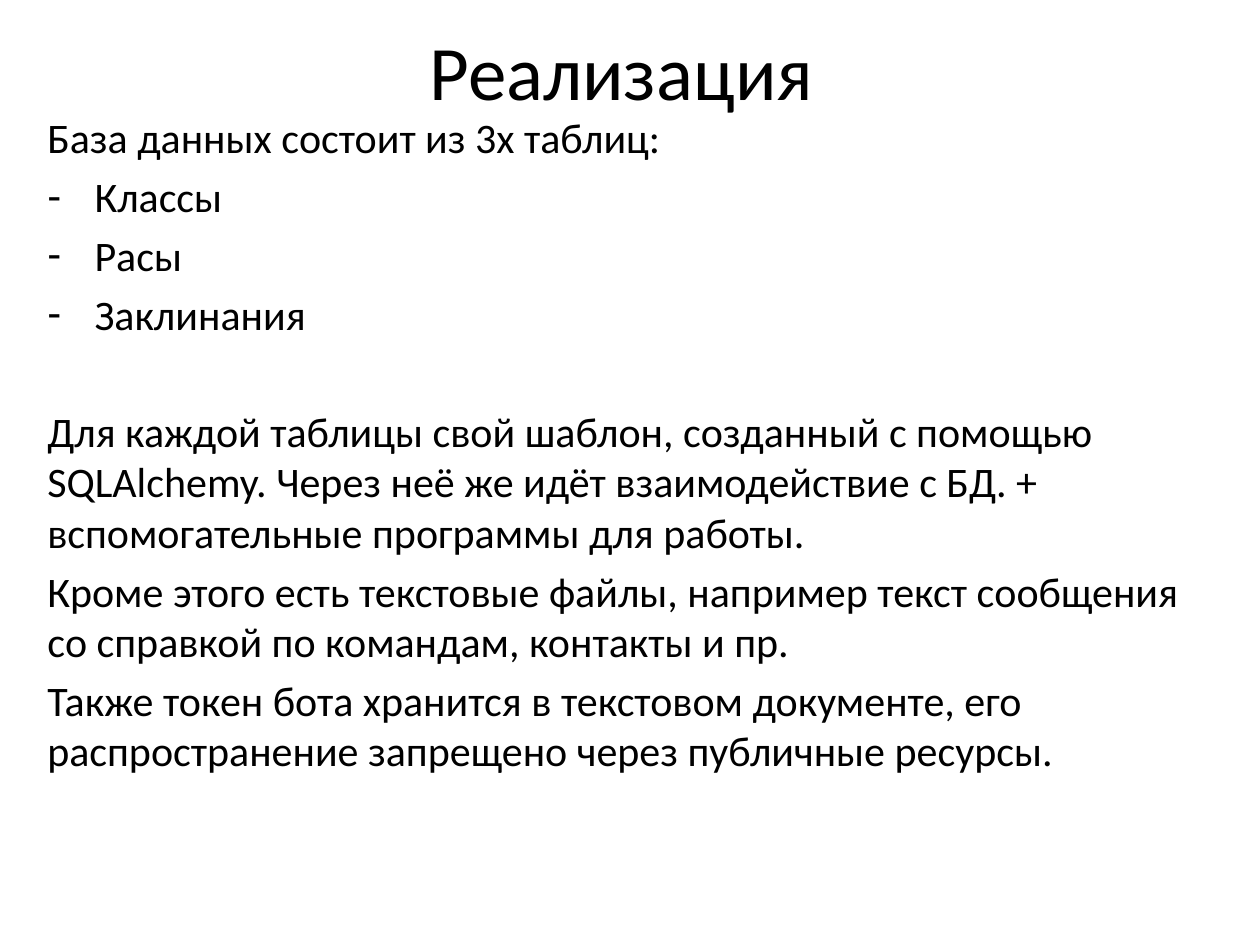
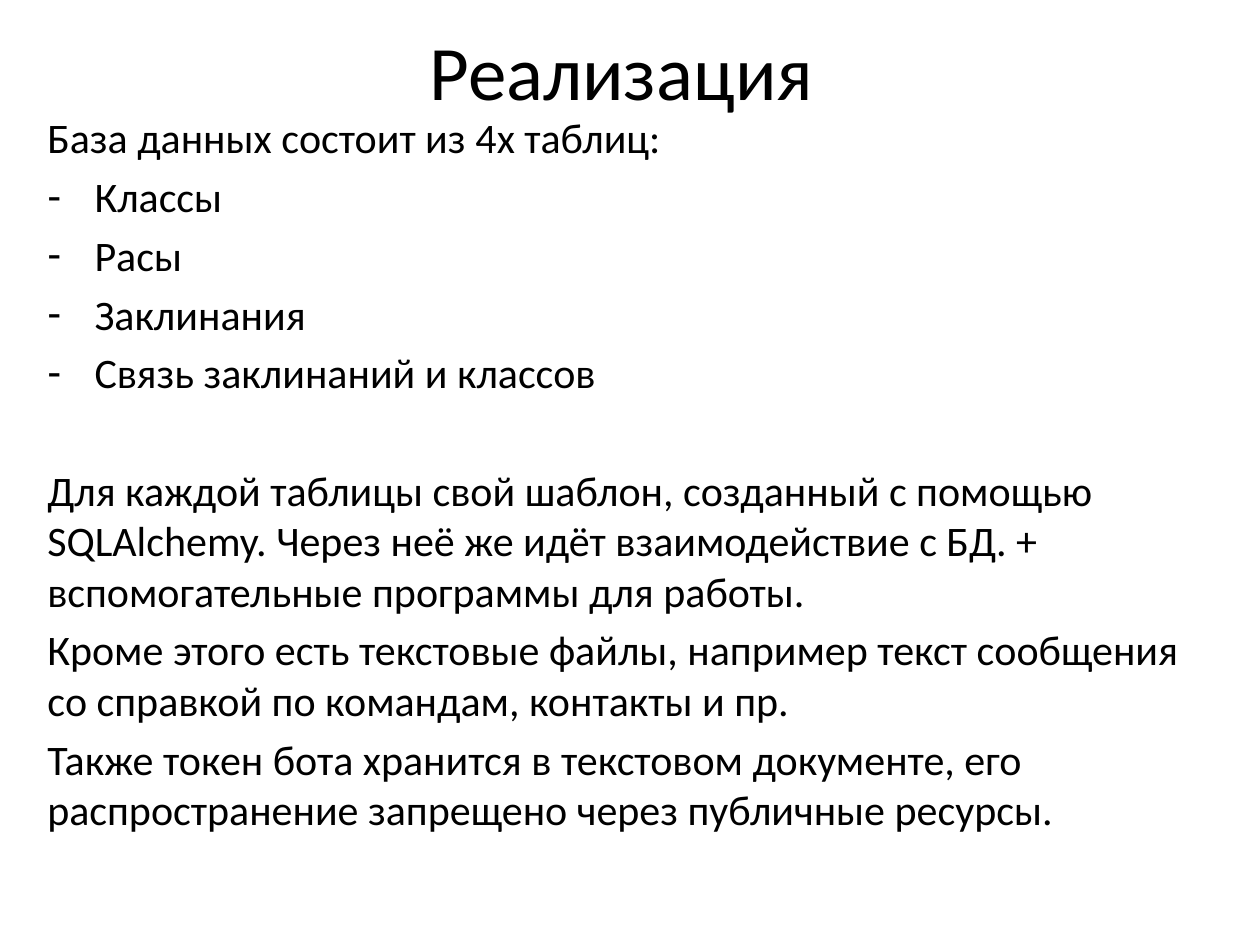
Before and after one commit to zzzchangezzz/dnd_help, a slide deck: slide 3 of dnd_helper_bot_presentation.pptx. Drawn at 1260x945 pixels with LibreOffice and Linux fonts; fonts in the diff are those of the drawing. Boxes give left, top, right and bottom in pixels: in the first picture for what was removed or moved away, otherwise in the second. Text is boxed around its words. In the diff, an @@ line names an element or a change of style, - is before the commit and + after.

```diff
--- a/dnd_helper_bot_presentation.pptx
+++ b/dnd_helper_bot_presentation.pptx
@@ text at <box>47,124,660,160</box>: text changed @@
-База данных состоит из 3х таблиц:
+База данных состоит из 4х таблиц:
@@ text at <box>95,359,596,389</box>: paragraph added @@
+– Связь заклинаний и классов
```
Also in this commit, not shown: 3 other files.
